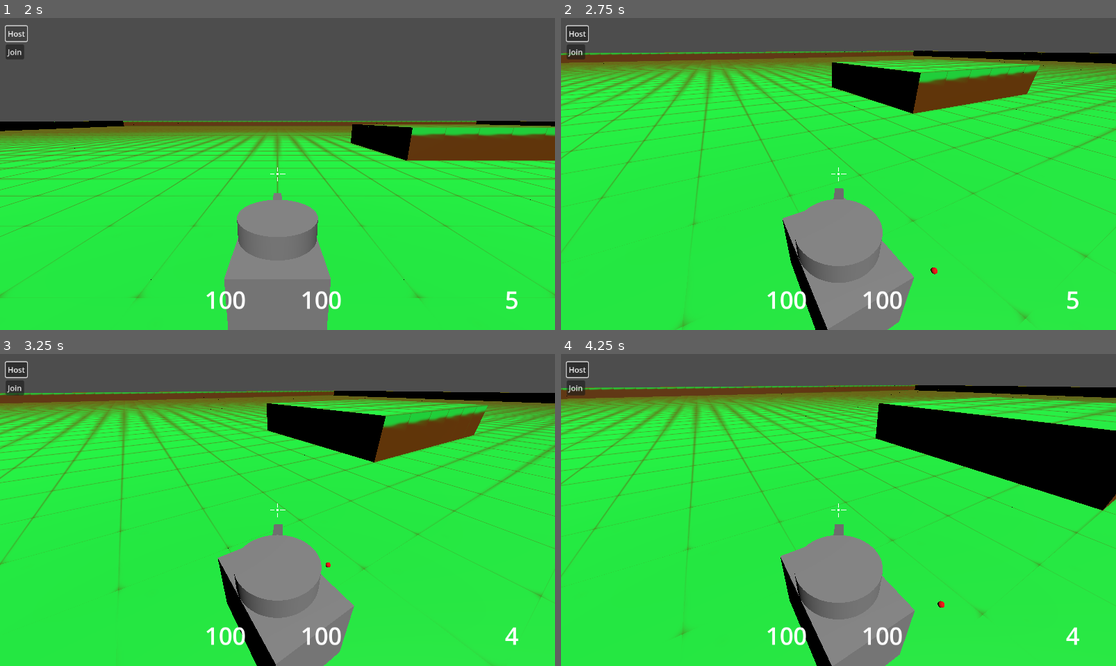
Above: before the commit, frames 1-4 (two rows, left to right).
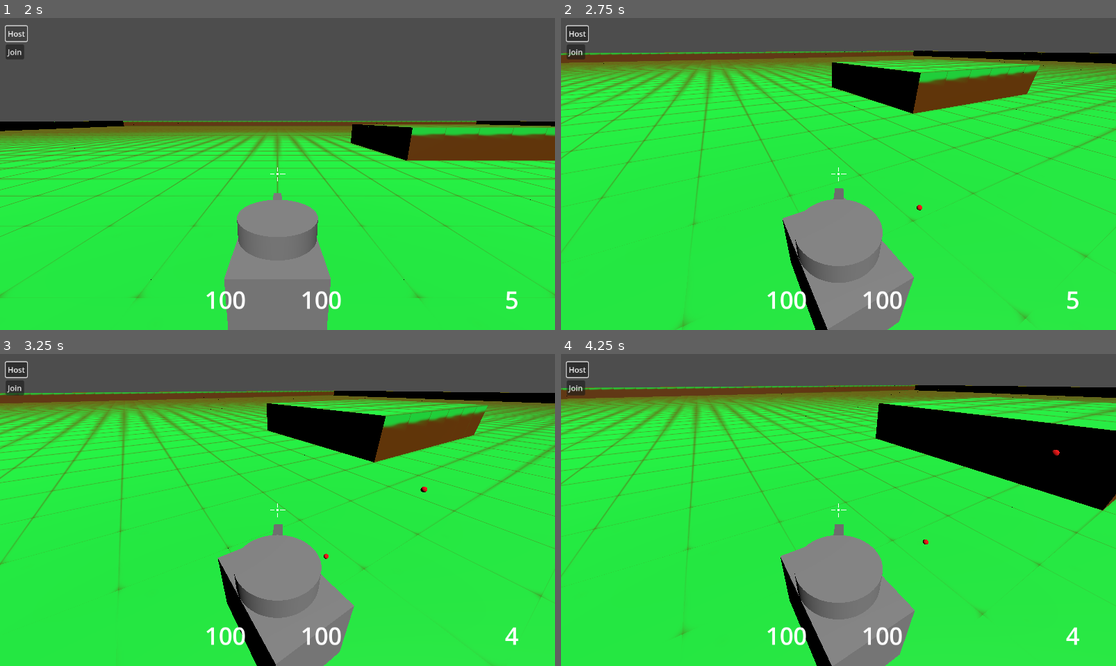
Above: after the commit, the same moments.

Repository: Coolfool3080/QuickTank
Game: Godot game, scene res://levels/multiplayer_test_map.tscn
Two runs of this game, one before a commit and one after it. Both use one fixed random seed, a clock stepped at 60 frames per second and the inputs below.
Inputs (mouse positions are in pixels of both pictures, inside the frame that each line leads up to):
- Up to frame 1 (2 s): tap Enter at 0.5 s; move the mouse to (399, 158) at 0.52 s; press the mouse at (399, 158) at 0.53 s; hold D (tank_rotate_right) 0.53-1.25 s; release the mouse at (399, 158) at 1.25 s; click "Host" at 1.25 s
- Up to frame 2 (2.75 s): move the mouse to (810, 174) at 2.02 s; hold W (tank_forward) from 2.03 s (still down); click (810, 174) at 2.1 s
- Up to frame 3 (3.25 s): keep holding W (tank_forward); move the mouse to (288, 503) at 2.77 s; press the mouse at (288, 503) at 2.78 s
- Up to frame 4 (4.25 s): keep holding W (tank_forward); move the mouse to (832, 516) at 3.52 s; release the mouse at (832, 516) at 3.53 s; click (832, 516) at 3.6 s

Frame 1 is identical in both runs. In frame 2, less than 0.1% of the frame differs, in the area x 64-68%, y 59-83%; in frame 3, less than 0.1%; in frame 4, less than 0.1%, in the area x 65-90%, y 30-82%.

Commit message:
added bullet bouncing
- normal bullets can now bounce off the world one time

Diff:
--- a/assets/bullet.tscn
+++ b/assets/bullet.tscn
@@ -11,9 +11,7 @@
 
 [sub_resource type="SphereShape3D" id="SphereShape3D_rcgj2"]
 
-[node name="bullet" type="RigidBody3D"]
-mass = 0.01
-gravity_scale = 0.1
+[node name="bullet" type="CharacterBody3D"]
 script = ExtResource("1_5orsb")
 
 [node name="body" type="MeshInstance3D" parent="."]
@@ -26,7 +24,7 @@
 transform = Transform3D(0.1, 0, 0, 0, 0.1, 0, 0, 0, 0.1, 0, 0, 0)
 shape = SubResource("SphereShape3D_hpu58")
 
-[node name="hit_box" type="Area3D" parent="." groups=["bullet", "hit_object"]]
+[node name="hit_box" type="Area3D" parent="." groups=["bullet"]]
 
 [node name="CollisionShape3D" type="CollisionShape3D" parent="hit_box"]
 transform = Transform3D(0.11, 0, 0, 0, 0.11, 0, 0, 0, 0.11, 0, 0, 0)
--- a/assets/player_tank_new.tscn
+++ b/assets/player_tank_new.tscn
@@ -65,7 +65,9 @@
 [sub_resource type="StyleBoxFlat" id="StyleBoxFlat_wvj1w"]
 bg_color = Color(1.1801987, 0.7715649, 0, 1)
 
-[node name="Tank" type="CharacterBody3D" groups=["hit_object"]]
+[node name="Tank" type="CharacterBody3D"]
+collision_layer = 2
+collision_mask = 3
 script = ExtResource("1_mxk3p")
 Bullet = ExtResource("2_5hjg4")
 
@@ -76,7 +78,7 @@
 mesh = SubResource("BoxMesh_mxk3p")
 skeleton = NodePath("../movement_collider")
 
-[node name="body_hitbox" type="Area3D" parent="body_mesh" groups=["hit_object"]]
+[node name="body_hitbox" type="Area3D" parent="body_mesh" groups=["hit_player"]]
 
 [node name="CollisionShape3D" type="CollisionShape3D" parent="body_mesh/body_hitbox"]
 transform = Transform3D(1, 0, 0, 0, 1, 0, 0, 0, 1, -0.000289917, 0, -0.000549316)
@@ -98,9 +100,9 @@
 skeleton = NodePath("")
 
 [node name="bullet_spawn_point" type="Marker3D" parent="head/head_mesh/barrel_pivot/barrel_mesh"]
-transform = Transform3D(1, 0, 0, 0, 1, 0, 0, 0, 1, -3.8376e-10, -0.00559533, -0.41206)
+transform = Transform3D(1, 0, 0, 0, 1, 0, 0, 0, 1, 0, 0, -0.4)
 
-[node name="head_hitbox" type="Area3D" parent="head/head_mesh" groups=["hit_object"]]
+[node name="head_hitbox" type="Area3D" parent="head/head_mesh" groups=["hit_player"]]
 transform = Transform3D(1, 0, 0, 0, 1, 0, 0, 0, 1, 2.2586e-10, 0, 2.98051e-08)
 
 [node name="CollisionShape3D" type="CollisionShape3D" parent="head/head_mesh/head_hitbox"]
--- a/levels/multiplayer_test_map.tscn
+++ b/levels/multiplayer_test_map.tscn
@@ -26,10 +26,8 @@
 _spawnable_scenes = PackedStringArray("uid://bk44v6t36uppk")
 spawn_path = NodePath("..")
 
-[node name="GridMap" type="GridMap" parent="."]
+[node name="GridMap" type="GridMap" parent="." groups=["hit_object"]]
 mesh_library = ExtResource("3_inuxk")
-collision_layer = 3
-collision_mask = 3
 data = {
 "cells": PackedInt32Array(-65568, 65494, 1441792, -65568, 65495, 1441792, -65568, 65496, 1441792, -65568, 65497, 144179 …(155374 unchanged characters)…
 }
--- a/scripts/bullet.gd
+++ b/scripts/bullet.gd
@@ -1,16 +1,25 @@
-extends RigidBody3D
+extends CharacterBody3D
 
 @export var SPEED = 5
+
 var damage = 10
+var has_bounced = false
 
 func _ready():
-	pass
+	velocity = -transform.basis.z * SPEED
 
 func _process(delta):
-	move_and_collide(-transform.basis.z * SPEED * delta)
+	var collision = move_and_collide(velocity * delta)
+
+	if collision:
+		if collision.get_collider().is_in_group("hit_object") and !has_bounced:
+			velocity = velocity.bounce(collision.get_normal())
+			has_bounced = true
+		else:
+			queue_free()
 
 func _on_hit_box_area_entered(area):
-	if area.is_in_group("hit_object"):
+	if area.is_in_group("hit_player"):
 		queue_free()
 
 func _on_bullet_despawn_timer_timeout():
--- a/scripts/tank_movement_controller.gd
+++ b/scripts/tank_movement_controller.gd
@@ -3,9 +3,7 @@
 @export var Bullet: PackedScene
 
 @onready var head_node = $head
-@onready var fast_head = $head2
 @onready var head_barrel = $head/head_mesh/barrel_pivot
-@onready var fast_barrel = $head2/barrel_pivot2
 @onready var fire_cooldown_timer = $fire_cooldown_timer
 @onready var player_camera_scene
 
